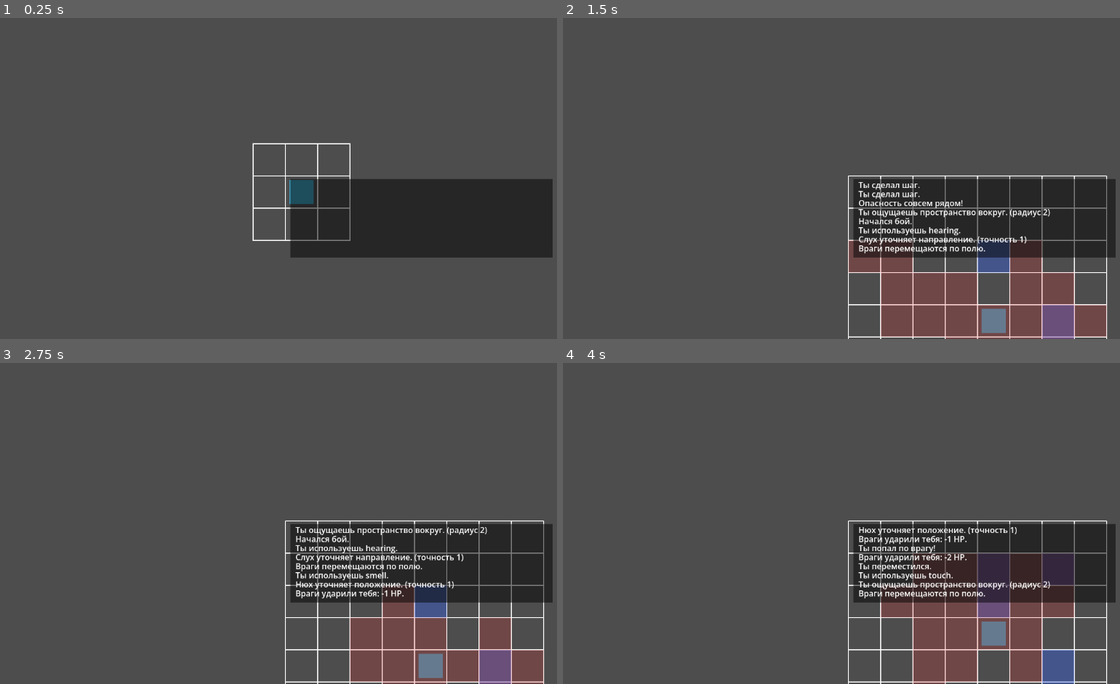
Above: before the commit, frames 1-4 (two rows, left to right).
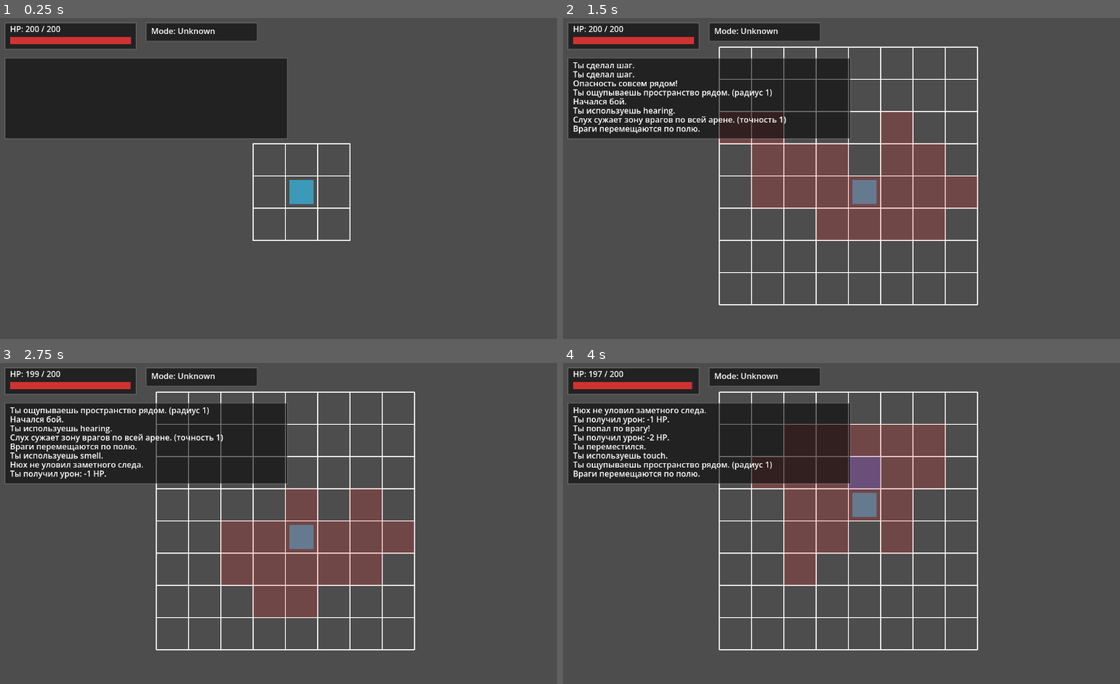
Above: after the commit, the same moments.

Repository: Anuar2004/Blind-Hunt
Game: Godot game, scene res://Main.tscn
The game is run twice, just before and just after one commit, with the same random seed, the same clock (stepped at 60 frames per second) and the same inputs.
Inputs:
- Up to frame 1 (0.25 s): no input
- Up to frame 2 (1.5 s): tap Enter at 0.5 s; hold Right (ui_right) 0.53-1.28 s; hold Space (attack) 0.53-1.28 s; hold Down (ui_down) from 1.28 s (still down); tap 1 (sense_hearing) at 1.35 s
- Up to frame 3 (2.75 s): tap Enter at 2 s; release Down (ui_down) at 2.03 s; hold Right (ui_right) from 2.03 s (still down); hold 2 (sense_smell) from 2.03 s (still down)
- Up to frame 4 (4 s): tap Space (attack) at 2.75 s; release Right (ui_right) at 2.78 s; release 2 (sense_smell) at 2.78 s; hold Up (ui_up) 2.78-3.53 s; tap 3 (sense_touch) at 2.85 s; tap Enter at 3.5 s; hold Left (ui_left) from 3.53 s (still down); tap 0 at 3.6 s

The runs differ from the first frame. In frame 1, 27% of the frame differs, in the area x 0-100%, y 1-75%; in frame 2, 42%, in the area x 0-100%, y 1-100%; in frame 3, 39%; in frame 4, 42%.

Commit message:
Player, HUD, Senses
Added separate Player and HUD nodes. Slightly reworked senses mechanics.

Diff:
--- a/Main.tscn
+++ b/Main.tscn
@@ -7,6 +7,8 @@
 [ext_resource type="Script" uid="uid://qtat6cg6m1bu" path="res://combat_layer.gd" id="5_3dxm6"]
 [ext_resource type="Script" uid="uid://dpfpq3c3sn75x" path="res://combat_manager.gd" id="5_fos0i"]
 [ext_resource type="Script" uid="uid://bhccyq2dkkmms" path="res://overworld_manager.gd" id="5_lgr22"]
+[ext_resource type="Script" uid="uid://c8pxop8wypjyp" path="res://player.gd" id="8_trn2v"]
+[ext_resource type="Script" uid="uid://d2rd4x37gl4r6" path="res://hud.gd" id="9_03owx"]
 
 [node name="Main" type="Node2D" unique_id=243155863]
 
@@ -26,11 +28,23 @@
 [node name="OverworldManager" type="Node" parent="OverworldLayer" unique_id=1880996924 groups=["overworld_manager"]]
 script = ExtResource("5_lgr22")
 
-[node name="Camera2D" type="Camera2D" parent="OverworldLayer" unique_id=1161584044]
-
 [node name="CombatLayer" type="Node2D" parent="." unique_id=5795847 groups=["combat_layer"]]
 visible = false
 script = ExtResource("5_3dxm6")
 
 [node name="CombatManager" type="Node" parent="CombatLayer" unique_id=2017951912 groups=["combat_manager"]]
 script = ExtResource("5_fos0i")
+
+[node name="Player" type="Node2D" parent="." unique_id=685607562 groups=["player"]]
+script = ExtResource("8_trn2v")
+
+[node name="Camera2D" type="Camera2D" parent="Player" unique_id=1178851579]
+
+[node name="HUD" type="CanvasLayer" parent="." unique_id=1813988976]
+
+[node name="HUDRoot" type="Control" parent="HUD" unique_id=1252176703]
+layout_mode = 3
+anchors_preset = 0
+offset_right = 40.0
+offset_bottom = 40.0
+script = ExtResource("9_03owx")
--- a/combat_layer.gd
+++ b/combat_layer.gd
@@ -12,9 +12,11 @@
 		if not combat_manager.changed.is_connected(queue_redraw):
 			combat_manager.changed.connect(queue_redraw)
 
-	if not Session.log_changed.is_connected(queue_redraw):
-		Session.log_changed.connect(queue_redraw)
+	queue_redraw()
 
+func _process(_delta: float) -> void:
+	var board_size := Vector2(w * cell_size, h * cell_size)
+	position = (get_viewport_rect().size - board_size) * 0.5
 	queue_redraw()
 
 func _draw():
@@ -29,6 +31,7 @@
 
 	# 1) Terrain (синий)
 	_draw_known_terrain()
+	_draw_known_scent()
 
 	# 2) Игрок
 	var ppos: Vector2i = combat_manager.player_grid_pos
@@ -41,8 +44,6 @@
 	# DEBUG: реальные враги
 	if combat_manager.debug_show_real_enemies:
 		_draw_real_enemies()
-
-	_draw_log_overlay()
 
 func _draw_known_terrain() -> void:
 	var terrain: Dictionary = combat_manager.terrain
@@ -64,6 +65,26 @@
 			# возвышенность — легче, обводкой (пока без механики)
 			draw_rect(r, Color(0.2, 0.4, 1.0, 0.18), true)
 			draw_rect(r.grow(-6), Color(0.2, 0.4, 1.0, 0.35), false, 2.0)
+
+func _draw_known_scent() -> void:
+	var scent: Dictionary = combat_manager.scent
+	var known: Dictionary = combat_manager.known_scent
+	if known.is_empty():
+		return
+
+	for p in known.keys():
+		var alpha := 0.22
+
+		if scent.has(p):
+			var entry: Dictionary = scent[p]
+			var kind := str(entry.get("kind", ""))
+			if kind == "blood":
+				var intensity = clamp(int(entry.get("intensity", 1)), 1, 5)
+				alpha = 0.18 + 0.08 * float(intensity)
+
+		var r := Rect2(Vector2(p.x * cell_size, p.y * cell_size), Vector2(cell_size, cell_size))
+		draw_rect(r, Color(1.0, 1.0, 0.2, alpha), true)
+		draw_rect(r.grow(-8), Color(1.0, 1.0, 0.2, min(alpha + 0.15, 0.55)), false, 2.0)
 
 func _draw_enemy_threat_union() -> void:
 	var blobs := combat_manager.enemy_candidates_by_enemy
@@ -90,25 +111,3 @@
 			Vector2(cell_size - 24, cell_size - 24)
 		)
 		draw_rect(rect, Color(1.0, 0.0, 0.0, 0.85), true)
-
-func _draw_log_overlay() -> void:
-	var font := ThemeDB.fallback_font
-	if font == null:
-		return
-
-	var lines_to_show := 8
-	var start = max(0, Session.log.size() - lines_to_show)
-
-	var x := 20.0
-	var y := 24.0
-	var line_h := 18.0
-
-	draw_rect(
-		Rect2(Vector2(x - 10.0, y - 18.0), Vector2(520.0, lines_to_show * line_h + 12.0)),
-		Color(0, 0, 0, 0.5),
-		true
-	)
-
-	for i in range(start, Session.log.size()):
-		draw_string(font, Vector2(x, y), Session.log[i])
-		y += line_h
--- a/combat_manager.gd
+++ b/combat_manager.gd
@@ -3,6 +3,8 @@
 
 signal changed
 signal combat_finished(result: Dictionary)
+
+@onready var player := get_tree().get_first_node_in_group("player")
 
 const W := 8
 const H := 8
@@ -50,6 +52,14 @@
 var known_terrain: Dictionary = {}
 
 # ------------------------------------------------------------
+# Smell layer (жёлтый)
+# scent[pos] = {"kind": "blood", "intensity": int}
+# known_scent[pos] = true
+# ------------------------------------------------------------
+var scent: Dictionary = {}
+var known_scent: Dictionary = {}
+
+# ------------------------------------------------------------
 # PUBLIC API (вызывается из CombatState)
 # ------------------------------------------------------------
 func try_move(dir: Vector2i) -> void:
@@ -100,6 +110,9 @@
 
 	# 1) Генерим ландшафт (пока игрок один на поле)
 	_generate_terrain(rng)
+
+	scent.clear()
+	known_scent.clear()
 
 	# 2) Спавним врагов с учётом деревьев
 	_spawn_enemies(rng, danger)
@@ -163,11 +176,11 @@
 
 	match sense_type:
 		"touch":
-			# Touch сейчас = ландшафт (синий слой)
 			_reveal_terrain_by_touch(level)
-		"hearing", "smell":
-			# пока оставим их на угрозу (кляксы)
-			_apply_sense_to_all_enemies(sense_type, level)
+		"smell":
+			_reveal_scent_by_smell(level)
+		"hearing":
+			_apply_sense_to_all_enemies("hearing", level)
 		_:
 			_apply_sense_to_all_enemies(sense_type, level)
 
@@ -176,13 +189,12 @@
 func _reveal_terrain_by_touch(level: int) -> void:
 	last_combat_sense_type = "touch"
 
-	# радиус по уровню
-	var r := 2
+	var r := 1
 	match level:
-		1: r = 2
-		2: r = 3
-		3: r = 4
-		_: r = 4
+		1: r = 1
+		2: r = 2
+		3: r = 2
+		_: r = 2
 
 	for y in range(max(0, player_grid_pos.y - r), min(H, player_grid_pos.y + r + 1)):
 		for x in range(max(0, player_grid_pos.x - r), min(W, player_grid_pos.x + r + 1)):
@@ -190,7 +202,74 @@
 			if terrain.has(p):
 				known_terrain[p] = true
 
-	Session.add_log("Ты ощущаешь пространство вокруг. (радиус " + str(r) + ")")
+	Session.add_log("Ты ощупываешь пространство рядом. (радиус " + str(r) + ")")
+
+func _reveal_scent_by_smell(level: int) -> void:
+	last_combat_sense_type = "smell"
+
+	if scent.is_empty():
+		Session.add_log("Нюх не уловил заметного следа.")
+		return
+
+	var best_pos := Vector2i.ZERO
+	var best_score := -999999
+	var found := false
+
+	for pos in scent.keys():
+		if typeof(pos) != TYPE_VECTOR2I:
+			continue
+
+		var entry: Dictionary = scent[pos]
+		var kind := str(entry.get("kind", ""))
+		if kind != "blood":
+			continue
+
+		var intensity := int(entry.get("intensity", 1))
+		var dist := int(player_grid_pos.distance_to(pos))
+		var score := intensity * 10 - dist
+
+		if not found or score > best_score:
+			found = true
+			best_score = score
+			best_pos = pos
+
+	if not found:
+		Session.add_log("Нюх не уловил крови.")
+		return
+
+	var trail_len := 2
+	match level:
+		1: trail_len = 2
+		2: trail_len = 3
+		3: trail_len = 4
+		_: trail_len = 4
+
+	var trail := _build_smell_trail(player_grid_pos, best_pos, trail_len)
+	for p in trail:
+		known_scent[p] = true
+
+	Session.add_log("Нюх уловил след. (длина следа " + str(trail.size()) + ")")
+
+func _build_smell_trail(from: Vector2i, to: Vector2i, max_steps: int) -> Array[Vector2i]:
+	var out: Array[Vector2i] = []
+	var cur := from
+
+	for _i in range(max_steps):
+		if cur == to:
+			break
+
+		var step := _step_towards(cur, to)
+		if step == Vector2i.ZERO:
+			break
+
+		cur += step
+
+		if not _in_bounds(cur):
+			break
+
+		out.append(cur)
+
+	return out
 
 # ------------------------------------------------------------
 # SENSES -> threat blobs
@@ -220,9 +299,11 @@
 
 	match sense_type:
 		"hearing":
-			Session.add_log("Слух уточняет направление. (точность " + str(level) + ")")
+			Session.add_log("Слух сужает зону врагов по всей арене. (точность " + str(level) + ")")
 		"smell":
-			Session.add_log("Нюх уточняет положение. (точность " + str(level) + ")")
+			Session.add_log("Нюх помогает найти след.")
+		"touch":
+			Session.add_log("Осязание уточняет пространство рядом.")
 		_:
 			Session.add_log("Чувство уточняет позицию. (точность " + str(level) + ")")
 
@@ -232,22 +313,66 @@
 	if real_dir == Vector2i.ZERO:
 		real_dir = Vector2i(1, 0)
 
-	var spread := 3
-	match level:
-		1: spread = 3
-		2: spread = 2
-		3: spread = 0
-		_: spread = 0
-
-	var dirs := _get_blurred_dirs(real_dir, spread)
-
 	match sense_type:
 		"hearing":
-			return _cone_from_dirs(player_grid_pos, dirs, 5)
-		"smell":
-			return _cone_from_dirs(player_grid_pos, dirs, 4)
+			var spread := 4
+			match level:
+				1: spread = 5
+				2: spread = 3
+				3: spread = 1
+				_: spread = 1
+
+			var dirs := _get_blurred_dirs(real_dir, spread)
+			return _whole_map_from_dirs(player_grid_pos, dirs)
+
+		"touch":
+			var r := 1
+			match level:
+				1: r = 1
+				2: r = 2
+				3: r = 2
+				_: r = 2
+
+			return _local_area_around_player(r)
+
 		_:
-			return _cone_from_dirs(player_grid_pos, dirs, 4)
+			var spread_other := 3
+			match level:
+				1: spread_other = 3
+				2: spread_other = 2
+				3: spread_other = 1
+				_: spread_other = 1
+
+			var dirs_other := _get_blurred_dirs(real_dir, spread_other)
+			return _whole_map_from_dirs(player_grid_pos, dirs_other)
+
+func _whole_map_from_dirs(origin: Vector2i, dirs: Array) -> Array[Vector2i]:
+	var out: Array[Vector2i] = []
+
+	for y in range(H):
+		for x in range(W):
+			var p := Vector2i(x, y)
+			if p == origin:
+				continue
+
+			var dd := p - origin
+			var sd := Vector2i(sign(dd.x), sign(dd.y))
+			if dirs.has(sd):
+				out.append(p)
+
+	return out
+
+func _local_area_around_player(r: int) -> Array[Vector2i]:
+	var out: Array[Vector2i] = []
+
+	for y in range(max(0, player_grid_pos.y - r), min(H, player_grid_pos.y + r + 1)):
+		for x in range(max(0, player_grid_pos.x - r), min(W, player_grid_pos.x + r + 1)):
+			var p := Vector2i(x, y)
+			if p == player_grid_pos:
+				continue
+			out.append(p)
+
+	return out
 
 func _cone_from_dirs(origin: Vector2i, dirs: Array, max_range: int) -> Array[Vector2i]:
 	var out: Array[Vector2i] = []
@@ -308,6 +433,7 @@
 		return
 
 	enemy_hps[target_idx] -= 1
+	_add_blood(enemy_positions[target_idx], 1)
 	Session.add_log("Ты попал по врагу!")
 
 	if enemy_hps[target_idx] <= 0:
@@ -326,6 +452,12 @@
 
 	_end_player_turn()
 
+func _add_blood(pos: Vector2i, amount: int = 1) -> void:
+	var entry = scent.get(pos, {"kind": "blood", "intensity": 0})
+	entry["kind"] = "blood"
+	entry["intensity"] = int(entry.get("intensity", 0)) + amount
+	scent[pos] = entry
+
 func _end_player_turn() -> void:
 	phase = Phase.ENEMY_TURN
 	_enemy_turn()
@@ -359,9 +491,13 @@
 			any_moved = true
 
 	if hits > 0:
-		Session.player_hp -= hits
-		Session.add_log("Враги ударили тебя: -" + str(hits) + " HP.")
-		if Session.player_hp <= 0:
+		if player and player.has_method("take_damage"):
+			player.take_damage(hits)
+		else:
+			Session.player_hp = max(0, int(Session.player_hp) - hits)
+			Session.add_log("Враги ударили тебя: -" + str(hits) + " HP.")
+
+		if int(Session.player_hp) <= 0:
 			end_combat(false)
 			return
 	else:
--- a/combat_state.gd
+++ b/combat_state.gd
@@ -1,15 +1,21 @@
-# res://scripts/states/CombatState.gd
 extends BaseState
 class_name CombatState
 
 @onready var overworld_layer = get_tree().get_first_node_in_group("overworld_layer")
 @onready var combat_layer = get_tree().get_first_node_in_group("combat_layer")
 @onready var combat_manager: CombatManager = get_tree().get_first_node_in_group("combat_manager")
+@onready var player := get_tree().get_first_node_in_group("player")
 
 func enter(data := {}):
 	print("ENTER: Combat")
-	if overworld_layer: overworld_layer.visible = false
-	if combat_layer: combat_layer.visible = true
+
+	if overworld_layer:
+		overworld_layer.visible = false
+	if combat_layer:
+		combat_layer.visible = true
+
+	if player and player.has_method("set_overworld_mode"):
+		player.set_overworld_mode(false)
 
 	if combat_manager:
 		if not combat_manager.combat_finished.is_connected(_on_combat_finished):
@@ -27,7 +33,6 @@
 		combat_manager.toggle_debug_show_enemies()
 		return
 
-	# --- Сенсы (1/2/3) ---
 	if event.is_action_pressed("sense_hearing"):
 		combat_manager.use_sense("hearing")
 		return
@@ -38,12 +43,10 @@
 		combat_manager.use_sense("touch")
 		return
 
-	# --- Атака ---
 	if event.is_action_pressed("attack"):
 		combat_manager.try_attack()
 		return
 
-	# --- Движение ---
 	var dir := Vector2i.ZERO
 	if event.is_action_pressed("ui_up"):
 		dir = Vector2i(0, -1)
--- a/exploration_state.gd
+++ b/exploration_state.gd
@@ -4,13 +4,19 @@
 @onready var overworld_layer := get_tree().get_first_node_in_group("overworld_layer")
 @onready var combat_layer := get_tree().get_first_node_in_group("combat_layer")
 @onready var overworld_manager := get_tree().get_first_node_in_group("overworld_manager")
+@onready var player := get_tree().get_first_node_in_group("player")
 
 func enter(_data := {}):
 	print("ENTER: Exploration")
-	if overworld_layer: overworld_layer.visible = true
-	if combat_layer: combat_layer.visible = false
 
-	# применяем CombatResult если вернулись из боя
+	if overworld_layer:
+		overworld_layer.visible = true
+	if combat_layer:
+		combat_layer.visible = false
+
+	if player and player.has_method("set_overworld_mode"):
+		player.set_overworld_mode(true)
+
 	if typeof(_data) == TYPE_DICTIONARY and (_data.has("encounter_id") or _data.has("victory")):
 		_apply_combat_result(_data)
 
@@ -24,7 +30,6 @@
 	if overworld_manager == null:
 		return
 
-	# --- Сенсы ---
 	if event is InputEventKey and event.pressed and not event.echo:
 		match event.keycode:
 			KEY_F5:
@@ -46,7 +51,6 @@
 				overworld_manager.clear_last_sense()
 				return
 
-	# --- Движение ---
 	if event.is_action_pressed("ui_up"):
 		overworld_manager.try_move(Vector2i(0, -1))
 	elif event.is_action_pressed("ui_down"):
@@ -63,7 +67,6 @@
 	var victory: bool = bool(result.get("victory", false))
 	var cell_pos: Vector2i = result.get("source_cell", Session.player_pos)
 
-	# MVP: если победил — очищаем клетку
 	if victory and Session.world.has(cell_pos):
 		var cell = Session.world[cell_pos]
 		cell["content_type"] = "empty"
--- a/game_session.gd
+++ b/game_session.gd
@@ -5,7 +5,7 @@
 signal session_loaded
 
 # --- Player ---
-var player_hp_max: int = 200
+var player_max_hp: int = 200
 var player_hp: int = 200
 
 var skills := {
@@ -35,8 +35,8 @@
 
 	seed(seed_value)
 
-	player_hp_max = 3
-	player_hp = player_hp_max
+	player_max_hp = 3
+	player_hp = player_max_hp
 	skills = {"hearing": 1, "smell": 1, "echo": 1}
 
 	world.clear()
@@ -91,7 +91,7 @@
 
 	return {
 		"seed_value": seed_value,
-		"player_hp_max": player_hp_max,
+		"player_max_hp": player_max_hp,
 		"player_hp": player_hp,
 		"skills": skills,
 		"player_pos": [player_pos.x, player_pos.y],
@@ -103,8 +103,8 @@
 func from_dict(data: Dictionary) -> void:
 	# --- базовые параметры ---
 	seed_value = int(data.get("seed_value", 0))
-	player_hp_max = int(data.get("player_hp_max", 3))
-	player_hp = int(data.get("player_hp", player_hp_max))
+	player_max_hp = int(data.get("player_hp_max", 200))
+	player_hp = int(data.get("player_hp", player_max_hp))
 	skills = data.get("skills", {"hearing": 1, "smell": 1, "echo": 1})
 
 	# --- player_pos ---
--- /dev/null
+++ b/hud.gd
@@ -0,0 +1,102 @@
+extends Control
+class_name HUD
+
+@export var lines_to_show := 8
+
+func _ready() -> void:
+	set_anchors_preset(Control.PRESET_FULL_RECT)
+
+	if not Session.log_changed.is_connected(queue_redraw):
+		Session.log_changed.connect(queue_redraw)
+
+	if not Session.session_loaded.is_connected(queue_redraw):
+		Session.session_loaded.connect(queue_redraw)
+
+	queue_redraw()
+
+func _draw() -> void:
+	_draw_hp_panel()
+	_draw_state_panel()
+	_draw_log_panel()
+
+func _draw_hp_panel() -> void:
+	var hp := int(Session.player_hp)
+	var max_hp := _get_player_max_hp()
+
+	var panel_pos := Vector2(20, 20)
+	var panel_size := Vector2(260, 52)
+
+	draw_rect(Rect2(panel_pos, panel_size), Color(0, 0, 0, 0.55), true)
+	draw_rect(Rect2(panel_pos, panel_size), Color(1, 1, 1, 0.15), false, 1.5)
+
+	var bar_margin := 10.0
+	var bar_pos := panel_pos + Vector2(bar_margin, 28)
+	var bar_size := Vector2(panel_size.x - bar_margin * 2.0, 14)
+
+	draw_rect(Rect2(bar_pos, bar_size), Color(0.15, 0.15, 0.15, 0.9), true)
+
+	var fill_ratio := 0.0
+	if max_hp > 0:
+		fill_ratio = clamp(float(hp) / float(max_hp), 0.0, 1.0)
+
+	draw_rect(
+		Rect2(bar_pos, Vector2(bar_size.x * fill_ratio, bar_size.y)),
+		Color(0.85, 0.2, 0.2, 0.95),
+		true
+	)
+
+	var font := ThemeDB.fallback_font
+	if font == null:
+		return
+
+	draw_string(font, panel_pos + Vector2(10, 18), "HP: %d / %d" % [hp, max_hp])
+
+func _draw_state_panel() -> void:
+	var font := ThemeDB.fallback_font
+	if font == null:
+		return
+
+	var state_name := _get_state_name()
+	var panel_pos := Vector2(300, 20)
+	var panel_size := Vector2(220, 36)
+
+	draw_rect(Rect2(panel_pos, panel_size), Color(0, 0, 0, 0.55), true)
+	draw_rect(Rect2(panel_pos, panel_size), Color(1, 1, 1, 0.15), false, 1.5)
+
+	draw_string(font, panel_pos + Vector2(10, 22), "Mode: " + state_name)
+
+func _draw_log_panel() -> void:
+	var font := ThemeDB.fallback_font
+	if font == null:
+		return
+
+	var start = max(0, Session.log.size() - lines_to_show)
+
+	var panel_pos := Vector2(20, 90)
+	var line_h := 18.0
+	var panel_size := Vector2(560, lines_to_show * line_h + 16.0)
+
+	draw_rect(Rect2(panel_pos, panel_size), Color(0, 0, 0, 0.55), true)
+	draw_rect(Rect2(panel_pos, panel_size), Color(1, 1, 1, 0.15), false, 1.5)
+
+	var y := panel_pos.y + 20.0
+	for i in range(start, Session.log.size()):
+		draw_string(font, Vector2(panel_pos.x + 10.0, y), str(Session.log[i]))
+		y += line_h
+
+func _get_player_max_hp() -> int:
+	if "player_max_hp" in Session:
+		return max(1, int(Session.player_max_hp))
+	return max(1, int(Session.player_hp))
+
+func _get_state_name() -> String:
+	var gsm = get_tree().get_first_node_in_group("game_state_machine")
+	if gsm == null:
+		return "Unknown"
+
+	if "current_state" in gsm and gsm.current_state != null:
+		var state = gsm.current_state
+		if state is Node:
+			return state.name
+
+	return "Unknown"
--- a/overworld_layer.gd
+++ b/overworld_layer.gd
@@ -8,9 +8,6 @@
 	if overworld_manager:
 		if not overworld_manager.world_changed.is_connected(queue_redraw):
 			overworld_manager.world_changed.connect(queue_redraw)
-
-	if not Session.log_changed.is_connected(queue_redraw):
-		Session.log_changed.connect(queue_redraw)
 
 	if not Session.session_loaded.is_connected(queue_redraw):
 		Session.session_loaded.connect(queue_redraw)
@@ -39,20 +36,11 @@
 			1.5
 		)
 
-	# --- Игрок ---
-	var player_screen := Vector2(player_pos.x * CELL_SIZE, player_pos.y * CELL_SIZE)
-	draw_rect(
-		Rect2(player_screen + Vector2(8,8), Vector2(CELL_SIZE - 16, CELL_SIZE - 16)),
-		Color(0.2, 0.8, 1.0, 0.6),
-		true
-	)
-
 	# --- Память игрока (размытые наблюдения) ---
 	_draw_observations()
 
 	# --- Мгновенная подсветка текущего сенсора ---
 	_draw_current_sense(player_pos, overworld_manager.last_sense_type, overworld_manager.last_sense_result)
-	_draw_log_overlay()
 
 # ------------------------------------------------------------
 # ОТРИСОВКА ТЕКУЩЕГО СЕНСОРА
@@ -136,23 +124,3 @@
 				14,
 				Color(1,1,1,0.9)
 			)
-
-func _draw_log_overlay() -> void:
-	var font := ThemeDB.fallback_font
-	if font == null:
-		return
-
-	var lines_to_show := 8
-	var start = max(0, Session.log.size() - lines_to_show)
-
-	var x := 20.0
-	var y := 24.0
-	var line_h := 18.0
-
-	# фон-панель
-	var h := lines_to_show * line_h + 12.0
-	draw_rect(Rect2(Vector2(x - 10.0, y - 18.0), Vector2(520.0, h)), Color(0, 0, 0, 0.5), true)
-
-	for i in range(start, Session.log.size()):
-		draw_string(font, Vector2(x, y), Session.log[i])
-		y += line_h
--- a/overworld_manager.gd
+++ b/overworld_manager.gd
@@ -14,6 +14,7 @@
 
 var last_sense_result: Array = []
 var last_sense_type: String = ""
+
 
 func _ready():
 	randomize()
--- /dev/null
+++ b/player.gd
@@ -0,0 +1,64 @@
+extends Node2D
+class_name Player
+
+const CELL_SIZE := 64
+
+@onready var cam: Camera2D = $Camera2D
+
+var overworld_visible := true
+
+func _ready() -> void:
+	add_to_group("player")
+	_ensure_defaults()
+	_sync_world_position_from_session()
+	queue_redraw()
+
+func _process(_delta: float) -> void:
+	if overworld_visible:
+		_sync_world_position_from_session()
+
+func _draw() -> void:
+	draw_rect(
+		Rect2(Vector2(8, 8), Vector2(CELL_SIZE - 16, CELL_SIZE - 16)),
+		Color(0.2, 0.8, 1.0, 0.6),
+		true
+	)
+
+func _ensure_defaults() -> void:
+	if not ("player_max_hp" in Session):
+		Session.player_max_hp = int(Session.player_hp)
+
+func _sync_world_position_from_session() -> void:
+	position = Vector2(Session.player_pos.x * CELL_SIZE, Session.player_pos.y * CELL_SIZE)
+
+func set_overworld_mode(enabled: bool) -> void:
+	overworld_visible = enabled
+	visible = enabled
+	if cam:
+		cam.enabled = enabled
+
+func take_damage(amount: int) -> void:
+	amount = max(amount, 0)
+	if amount <= 0:
+		return
+
+	Session.player_hp = max(0, int(Session.player_hp) - amount)
+	Session.add_log("Ты получил урон: -" + str(amount) + " HP.")
+
+func heal(amount: int) -> void:
+	amount = max(amount, 0)
+	if amount <= 0:
+		return
+
+	var max_hp := int(Session.player_max_hp)
+	Session.player_hp = min(max_hp, int(Session.player_hp) + amount)
+	Session.add_log("Ты восстановил " + str(amount) + " HP.")
+
+func is_dead() -> bool:
+	return int(Session.player_hp) <= 0
+
+func get_hp() -> int:
+	return int(Session.player_hp)
+
+func get_max_hp() -> int:
+	return int(Session.player_max_hp)
Not shown, added: hud.gd.uid
Not shown, added: player.gd.uid
